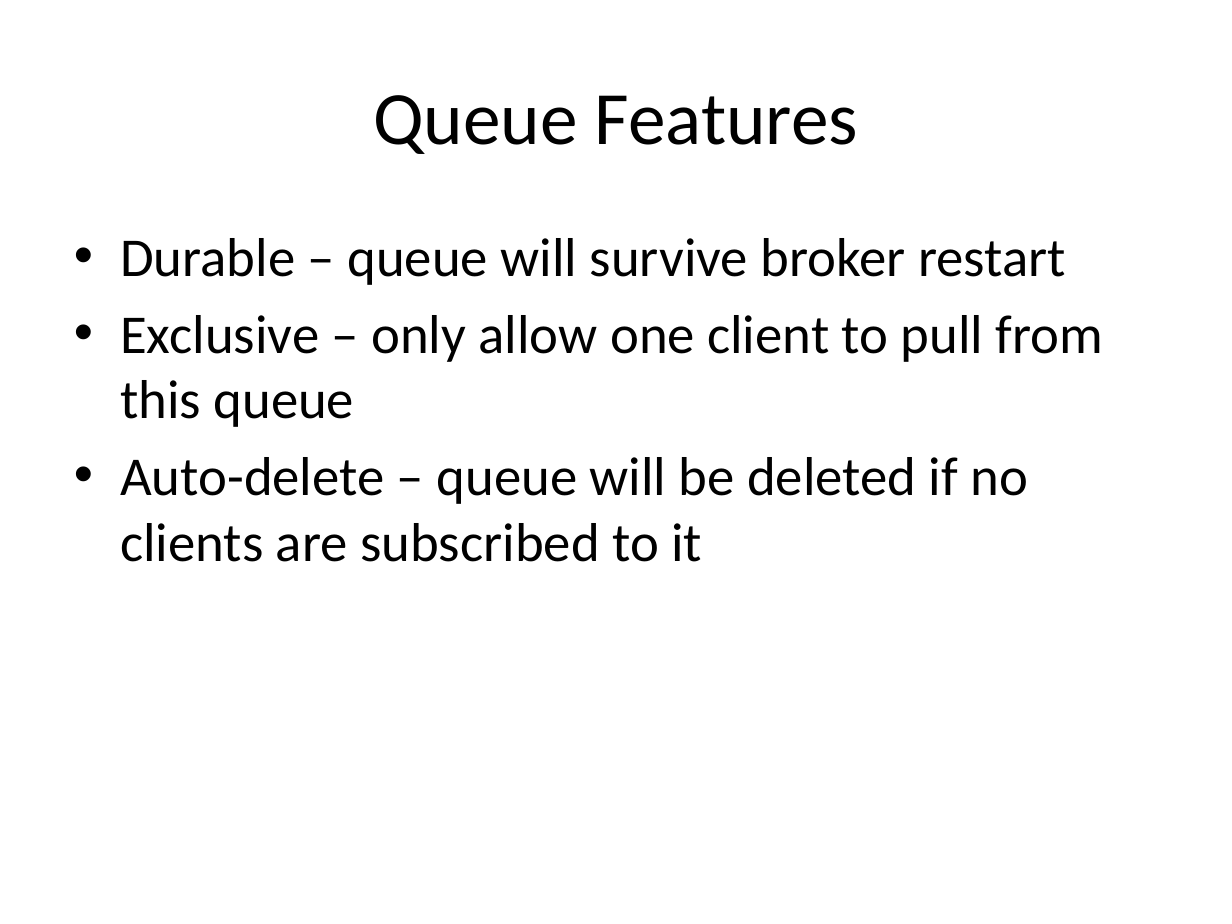
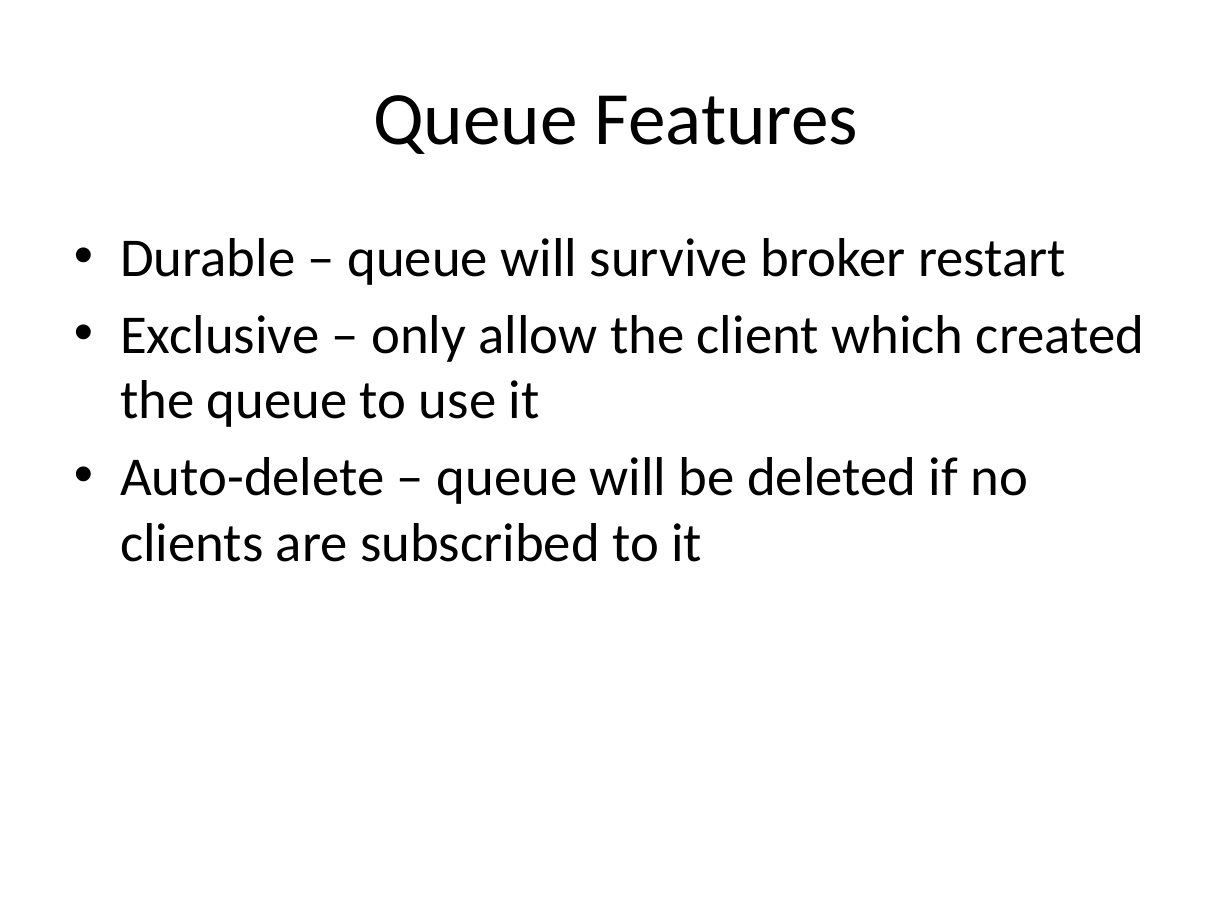
Before and after one commit to cl9p/rabbitmq-demos, a slide deck: slide 16 of Messaging Patterns.pptx. Drawn at 1232x924 pixels with LibreOffice and Linux fonts; fonts in the diff are those of the drawing. Boxes give left, top, right and bottom in pixels: in the first picture for what was removed or moved away, otherwise in the second. Text is boxed around its words. In the diff, an @@ line names an element or a change of style, - is before the commit and + after.

```diff
--- a/Messaging Patterns.pptx
+++ b/Messaging Patterns.pptx
@@ text at [120, 315, 1144, 427]: text changed @@
-• Exclusive – only allow one client to pull from this queue
+• Exclusive – only allow the client which created the queue to use it
```
Also in this commit, not shown: 10 other slides changed, 2 slides added.
